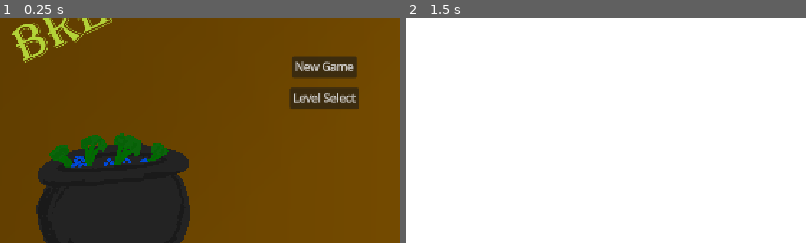
Above: before the commit, frames 1-2 (left to right).
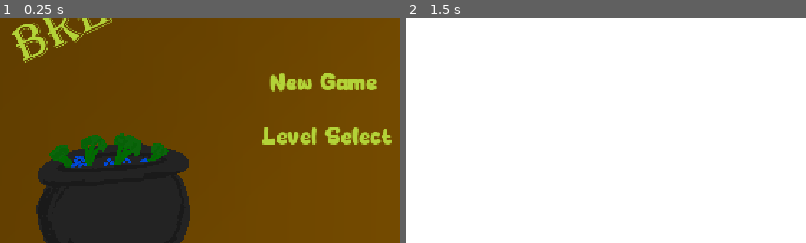
Above: after the commit, the same moments.

Repository: PeterMaidaRobot/Brewing-Game-Jam
Game: Godot game, scene res://scenes/levels/main_menu.tscn
Two runs of this game, one before a commit and one after it. Both use one fixed random seed, a clock stepped at 60 frames per second and the inputs below.
Inputs:
- Up to frame 1 (0.25 s): no input
- Up to frame 2 (1.5 s): click "New Game" at 0.5 s; tap Space (interact) at 1.25, 1.35 s; hold Right (move_right) from 1.28 s (still down)
The pictures show only the part of the screen within x 10-60%, y 32-82%; the shares and areas given below are measured in that part.

The runs differ from the first frame. In frame 1, 5.7% of the frame differs, in the area x 65-98%, y 16-57%; in frame 2, nothing differs.

Commit message:
Changed main menu font, improved read me, and added a back button to the level select

Diff:
--- a/scenes/levels/main_menu.tscn
+++ b/scenes/levels/main_menu.tscn
@@ -2,6 +2,7 @@
 
 [ext_resource type="Script" uid="uid://cjt80c570klo7" path="res://scripts/levels/main_menu.gd" id="1_fsby3"]
 [ext_resource type="Texture2D" uid="uid://ldqph2c5xwxw" path="res://art/main_menu.png" id="2_leamy"]
+[ext_resource type="FontFile" uid="uid://bptarglxropm6" path="res://fonts/MagicRed-lxwDV.ttf" id="3_721jg"]
 
 [node name="MainMenu" type="CanvasLayer" unique_id=572550495]
 script = ExtResource("1_fsby3")
@@ -25,13 +26,17 @@
 anchor_top = 0.5
 anchor_right = 0.5
 anchor_bottom = 0.5
-offset_left = -46.5
-offset_top = -60.0
-offset_right = 46.5
-offset_bottom = -29.0
+offset_left = -96.0
+offset_top = -54.0
+offset_right = 94.5
+offset_bottom = 8.0
 grow_horizontal = 2
 grow_vertical = 2
+theme_override_colors/font_color = Color(0.7019608, 0.827451, 0.21960784, 1)
+theme_override_fonts/font = ExtResource("3_721jg")
+theme_override_font_sizes/font_size = 32
 text = "New Game"
+flat = true
 
 [node name="LevelSelectButton" type="Button" parent="MenuScreen" unique_id=365482663]
 layout_mode = 1
@@ -40,15 +45,20 @@
 anchor_top = 0.5
 anchor_right = 0.5
 anchor_bottom = 0.5
-offset_left = -49.5
-offset_top = -15.5
-offset_right = 49.5
-offset_bottom = 15.5
+offset_left = -112.0
+offset_top = 20.0
+offset_right = 119.0
+offset_bottom = 89.0
 grow_horizontal = 2
 grow_vertical = 2
+theme_override_colors/font_color = Color(0.7019608, 0.827451, 0.21960784, 1)
+theme_override_fonts/font = ExtResource("3_721jg")
+theme_override_font_sizes/font_size = 32
 text = "Level Select"
+flat = true
 
 [node name="LevelScreen" type="Control" parent="." unique_id=1666513167]
+visible = false
 layout_mode = 3
 anchors_preset = 15
 anchor_right = 1.0
@@ -65,6 +75,24 @@
 grow_vertical = 2
 color = Color(0.27058825, 0, 0.42745098, 1)
 
+[node name="IntroButton" type="Button" parent="LevelScreen" unique_id=1730304502]
+layout_mode = 0
+offset_left = 327.0
+offset_top = 278.0
+offset_right = 398.0
+offset_bottom = 323.0
+theme_override_fonts/font = ExtResource("3_721jg")
+text = "Intro"
+
+[node name="BackButton" type="Button" parent="LevelScreen" unique_id=979414436]
+layout_mode = 0
+offset_left = 71.0
+offset_top = 46.0
+offset_right = 142.0
+offset_bottom = 91.0
+theme_override_fonts/font = ExtResource("3_721jg")
+text = "Back"
+
 [node name="Level1Button" type="Button" parent="LevelScreen" unique_id=1203191206]
 layout_mode = 1
 anchors_preset = 8
@@ -72,12 +100,13 @@
 anchor_top = 0.5
 anchor_right = 0.5
 anchor_bottom = 0.5
-offset_left = -180.0
-offset_top = -37.0
-offset_right = -118.0
-offset_bottom = -6.0
+offset_left = -177.0
+offset_top = -46.0
+offset_right = -104.0
+offset_bottom = -1.0
 grow_horizontal = 2
 grow_vertical = 2
+theme_override_fonts/font = ExtResource("3_721jg")
 text = "Level 1"
 
 [node name="Level2Button" type="Button" parent="LevelScreen" unique_id=37050436]
@@ -87,12 +116,13 @@
 anchor_top = 0.5
 anchor_right = 0.5
 anchor_bottom = 0.5
-offset_left = -93.0
-offset_top = -36.0
-offset_right = -31.0
-offset_bottom = -5.0
+offset_left = -103.0
+offset_top = -46.0
+offset_right = -23.0
+offset_bottom = -1.0
 grow_horizontal = 2
 grow_vertical = 2
+theme_override_fonts/font = ExtResource("3_721jg")
 text = "Level 2"
 
 [node name="Level3Button" type="Button" parent="LevelScreen" unique_id=1526284181]
@@ -102,12 +132,13 @@
 anchor_top = 0.5
 anchor_right = 0.5
 anchor_bottom = 0.5
-offset_left = -12.0
-offset_top = -36.0
-offset_right = 50.0
-offset_bottom = -5.0
+offset_left = -22.0
+offset_top = -46.0
+offset_right = 55.0
+offset_bottom = -1.0
 grow_horizontal = 2
 grow_vertical = 2
+theme_override_fonts/font = ExtResource("3_721jg")
 text = "Level 3"
 
 [node name="Level4Button" type="Button" parent="LevelScreen" unique_id=198095792]
@@ -117,35 +148,30 @@
 anchor_top = 0.5
 anchor_right = 0.5
 anchor_bottom = 0.5
-offset_left = 67.0
-offset_top = -36.0
-offset_right = 129.0
-offset_bottom = -5.0
+offset_left = 56.0
+offset_top = -46.0
+offset_right = 134.0
+offset_bottom = -1.0
 grow_horizontal = 2
 grow_vertical = 2
+theme_override_fonts/font = ExtResource("3_721jg")
 text = "Level 4"
-
-[node name="IntroButton" type="Button" parent="LevelScreen" unique_id=1730304502]
-layout_mode = 0
-offset_left = 334.0
-offset_top = 286.0
-offset_right = 381.0
-offset_bottom = 317.0
-text = "Intro"
 
 [node name="FinaleButton" type="Button" parent="LevelScreen" unique_id=864538070]
 layout_mode = 0
-offset_left = 724.0
-offset_top = 288.0
-offset_right = 779.0
-offset_bottom = 319.0
+offset_left = 711.0
+offset_top = 278.0
+offset_right = 782.0
+offset_bottom = 323.0
+theme_override_fonts/font = ExtResource("3_721jg")
 text = "Finale"
 
 [connection signal="pressed" from="MenuScreen/NewGameButton" to="." method="_on_new_game_button_pressed"]
 [connection signal="pressed" from="MenuScreen/LevelSelectButton" to="." method="_on_level_select_button_pressed"]
+[connection signal="pressed" from="LevelScreen/IntroButton" to="." method="_on_level_button_pressed" binds= [0]]
+[connection signal="pressed" from="LevelScreen/BackButton" to="." method="_on_back_button_pressed"]
 [connection signal="pressed" from="LevelScreen/Level1Button" to="." method="_on_level_button_pressed" binds= [1]]
 [connection signal="pressed" from="LevelScreen/Level2Button" to="." method="_on_level_button_pressed" binds= [2]]
 [connection signal="pressed" from="LevelScreen/Level3Button" to="." method="_on_level_button_pressed" binds= [3]]
 [connection signal="pressed" from="LevelScreen/Level4Button" to="." method="_on_level_button_pressed" binds= [4]]
-[connection signal="pressed" from="LevelScreen/IntroButton" to="." method="_on_level_button_pressed" binds= [0]]
 [connection signal="pressed" from="LevelScreen/FinaleButton" to="." method="_on_level_button_pressed" binds= [99]]
--- a/scripts/levels/main_menu.gd
+++ b/scripts/levels/main_menu.gd
@@ -16,10 +16,15 @@
 func _on_new_game_button_pressed() -> void:
 	get_tree().change_scene_to_file("res://scenes/levels/cutscene.tscn")
 
-
+# Navigate from the Main Menu to the Level Select screen
 func _on_level_select_button_pressed() -> void:
 	$LevelScreen.show()
 	$MenuScreen.hide()
 
+# Navigate back from the Level Select screen to the main menu
+func _on_back_button_pressed() -> void:
+	$MenuScreen.show()
+	$LevelScreen.hide()
+
 func _on_level_button_pressed(level_num: int) -> void:
 	get_tree().change_scene_to_file(Constants.LEVEL_SCENE_PATH[level_num])
Binary file added: fonts/MagicRed-lxwDV.ttf
Not shown, added: fonts/MagicRed-lxwDV.ttf.import
Not shown, changed: README.md
